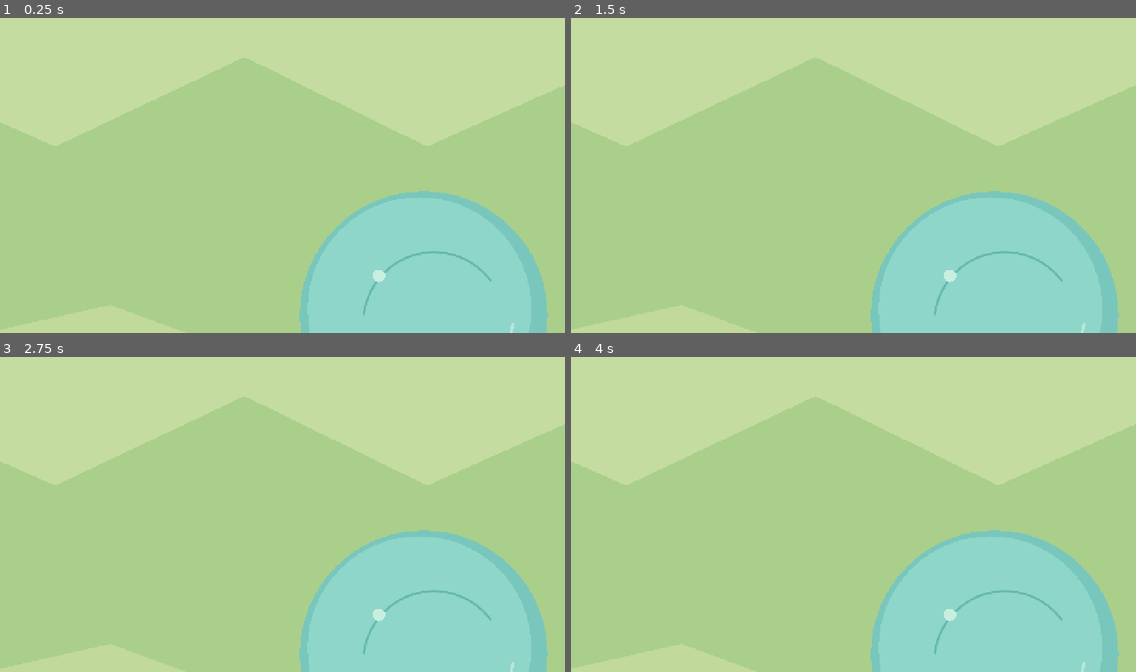
Above: before the commit, frames 1-4 (two rows, left to right).
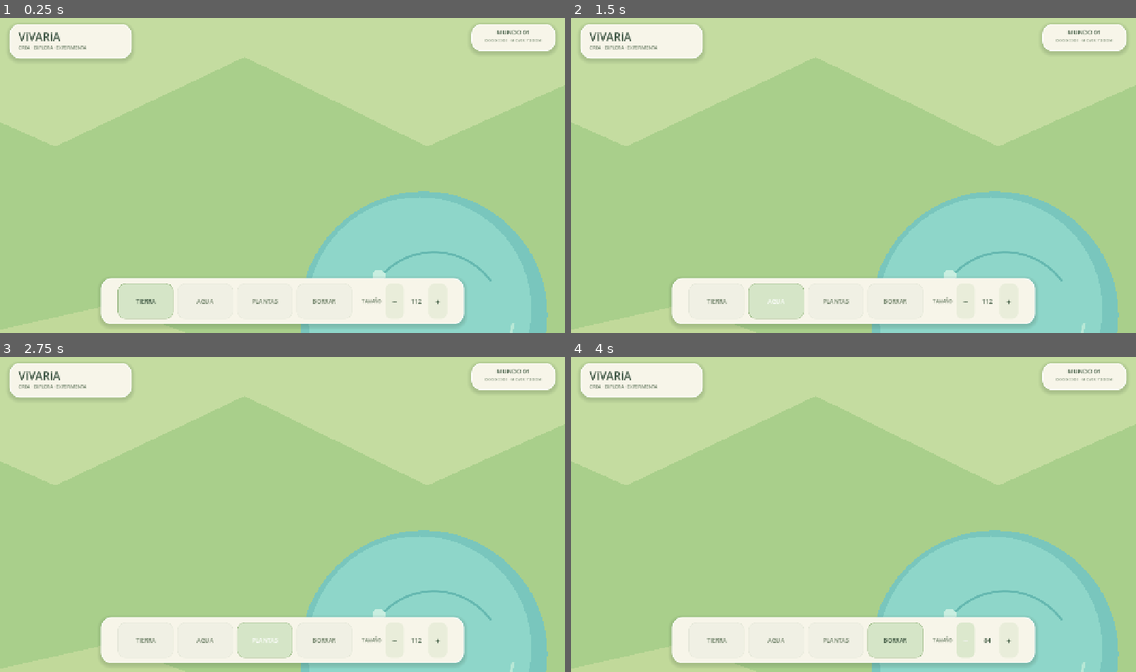
Above: after the commit, the same moments.

Repository: jhooni467/ViVARiA
Game: Godot game, scene res://scenes/main.tscn
Same seed, same stepped clock (60 frames per second), same inputs: the game is played once before the commit and once after it.
Inputs (mouse positions are in pixels of both pictures, inside the frame that each line leads up to):
- Up to frame 1 (0.25 s): no input
- Up to frame 2 (1.5 s): click (717, 301) at 0.5 s, where only the run after the commit has a clickable "TIERRA"; click (774, 301) at 1.25 s, where only the run after the commit has a clickable "AGUA"
- Up to frame 3 (2.75 s): click (265, 640) at 2 s, where only the run after the commit has a clickable "PLANTAS"
- Up to frame 4 (4 s): click (893, 640) at 2.75 s, where only the run after the commit has a clickable "BORRAR"; click (966, 640) at 3.5 s, where only the run after the commit has a clickable "−"

The runs differ from the first frame. In frame 1, 13% of the frame differs, in the area x 1-99%, y 2-98%; in frame 2, 13%; in frame 3, 13%; in frame 4, 13%.

Commit message:
Add first playable ViVARiA world editing tools

Diff:
--- a/scripts/main.gd
+++ b/scripts/main.gd
@@ -4,6 +4,7 @@
 const MIN_ZOOM := 0.38
 const MAX_ZOOM := 2.4
 const INITIAL_ZOOM := 0.78
+const MAX_WORLD_OBJECTS := 2500
 
 const TREE_COLORS := [
 	Color("#6b9f68"),
@@ -14,9 +15,22 @@
 ]
 
 var _camera: Camera2D
-var _mouse_drag_active := false
+var _ui_layer: CanvasLayer
+var _tool_buttons: Dictionary = {}
+var _brush_size_label: Label
+var _tool_button_group: ButtonGroup
+
+var _active_tool := "terrain"
+var _brush_size := 112.0
+var _mouse_paint_active := false
+var _mouse_pan_active := false
 var _touch_positions: Dictionary = {}
 var _previous_pinch_distance := 0.0
+var _last_brush_position := Vector2(INF, INF)
+
+var _terrain_patches: Array[Dictionary] = []
+var _water_patches: Array[Dictionary] = []
+var _plants: Array[Dictionary] = []
 
 
 func _ready() -> void:
@@ -27,48 +41,359 @@
 	add_child(_camera)
 	_camera.make_current()
 	_clamp_camera()
+	_build_interface()
+	queue_redraw()
+
+
+func _build_interface() -> void:
+	_ui_layer = CanvasLayer.new()
+	_ui_layer.name = "EditorInterface"
+	add_child(_ui_layer)
+
+	var root := Control.new()
+	root.name = "InterfaceRoot"
+	root.set_anchors_and_offsets_preset(Control.PRESET_FULL_RECT)
+	root.mouse_filter = Control.MOUSE_FILTER_PASS
+	_ui_layer.add_child(root)
+
+	_build_header(root)
+	_build_toolbar(root)
+
+
+func _build_header(root: Control) -> void:
+	var header := _make_panel(root, Vector2(276.0, 78.0))
+	header.position = Vector2(22.0, 20.0)
+
+	var margin := MarginContainer.new()
+	margin.add_theme_constant_override("margin_left", 18)
+	margin.add_theme_constant_override("margin_right", 18)
+	margin.add_theme_constant_override("margin_top", 9)
+	margin.add_theme_constant_override("margin_bottom", 8)
+	header.add_child(margin)
+
+	var stack := VBoxContainer.new()
+	stack.add_theme_constant_override("separation", 1)
+	margin.add_child(stack)
+
+	var title := Label.new()
+	title.text = "ViVARiA"
+	title.add_theme_color_override("font_color", Color("#344d3b"))
+	title.add_theme_font_size_override("font_size", 25)
+	title.add_theme_font_override("font", ThemeDB.fallback_font)
+	stack.add_child(title)
+
+	var subtitle := Label.new()
+	subtitle.text = "CREA · EXPLORA · EXPERIMENTA"
+	subtitle.add_theme_color_override("font_color", Color("#71836b"))
+	subtitle.add_theme_font_size_override("font_size", 10)
+	stack.add_child(subtitle)
+
+	var status := _make_panel(root, Vector2(190.0, 62.0))
+	status.anchor_left = 1.0
+	status.anchor_right = 1.0
+	status.offset_left = -212.0
+	status.offset_right = -22.0
+	status.offset_top = 20.0
+	status.offset_bottom = 82.0
+
+	var status_margin := MarginContainer.new()
+	status_margin.add_theme_constant_override("margin_left", 15)
+	status_margin.add_theme_constant_override("margin_right", 15)
+	status_margin.add_theme_constant_override("margin_top", 7)
+	status_margin.add_theme_constant_override("margin_bottom", 7)
+	status.add_child(status_margin)
+
+	var status_stack := VBoxContainer.new()
+	status_stack.add_theme_constant_override("separation", 1)
+	status_margin.add_child(status_stack)
+
+	var world_label := Label.new()
+	world_label.text = "MUNDO 01"
+	world_label.add_theme_color_override("font_color", Color("#425b43"))
+	world_label.add_theme_font_size_override("font_size", 14)
+	world_label.horizontal_alignment = HORIZONTAL_ALIGNMENT_CENTER
+	status_stack.add_child(world_label)
+
+	var world_hint := Label.new()
+	world_hint.text = "DOS DEDOS · MOVER Y ZOOM"
+	world_hint.add_theme_color_override("font_color", Color("#788b72"))
+	world_hint.add_theme_font_size_override("font_size", 9)
+	world_hint.horizontal_alignment = HORIZONTAL_ALIGNMENT_CENTER
+	status_stack.add_child(world_hint)
+
+
+func _build_toolbar(root: Control) -> void:
+	var toolbar := _make_panel(root, Vector2(822.0, 104.0))
+	toolbar.anchor_left = 0.5
+	toolbar.anchor_right = 0.5
+	toolbar.anchor_top = 1.0
+	toolbar.anchor_bottom = 1.0
+	toolbar.offset_left = -411.0
+	toolbar.offset_right = 411.0
+	toolbar.offset_top = -124.0
+	toolbar.offset_bottom = -20.0
+
+	var margin := MarginContainer.new()
+	margin.add_theme_constant_override("margin_left", 14)
+	margin.add_theme_constant_override("margin_right", 14)
+	margin.add_theme_constant_override("margin_top", 10)
+	margin.add_theme_constant_override("margin_bottom", 10)
+	toolbar.add_child(margin)
+
+	var row := HBoxContainer.new()
+	row.alignment = BoxContainer.ALIGNMENT_CENTER
+	row.add_theme_constant_override("separation", 9)
+	margin.add_child(row)
+
+	_tool_button_group = ButtonGroup.new()
+	var tool_definitions := [
+		{"id": "terrain", "label": "TIERRA"},
+		{"id": "water", "label": "AGUA"},
+		{"id": "plants", "label": "PLANTAS"},
+		{"id": "eraser", "label": "BORRAR"}
+	]
+
+	for definition in tool_definitions:
+		var tool_id: String = definition["id"]
+		var button := Button.new()
+		button.text = definition["label"]
+		button.custom_minimum_size = Vector2(126.0, 62.0)
+		button.toggle_mode = true
+		button.button_group = _tool_button_group
+		button.focus_mode = Control.FOCUS_NONE
+		button.add_theme_font_size_override("font_size", 13)
+		button.pressed.connect(_on_tool_selected.bind(tool_id))
+		row.add_child(button)
+		_tool_buttons[tool_id] = button
+		_style_tool_button(button, tool_id == _active_tool)
+
+	var separator := VSeparator.new()
+	separator.custom_minimum_size = Vector2(1.0, 42.0)
+	row.add_child(separator)
+
+	var brush_caption := Label.new()
+	brush_caption.text = "TAMAÑO"
+	brush_caption.add_theme_color_override("font_color", Color("#71836b"))
+	brush_caption.add_theme_font_size_override("font_size", 10)
+	brush_caption.vertical_alignment = VERTICAL_ALIGNMENT_CENTER
+	row.add_child(brush_caption)
+
+	var smaller_button := _make_small_button("−")
+	smaller_button.pressed.connect(_change_brush_size.bind(-1))
+	row.add_child(smaller_button)
+
+	_brush_size_label = Label.new()
+	_brush_size_label.custom_minimum_size = Vector2(38.0, 0.0)
+	_brush_size_label.text = str(roundi(_brush_size))
+	_brush_size_label.horizontal_alignment = HORIZONTAL_ALIGNMENT_CENTER
+	_brush_size_label.vertical_alignment = VERTICAL_ALIGNMENT_CENTER
+	_brush_size_label.add_theme_color_override("font_color", Color("#425b43"))
+	_brush_size_label.add_theme_font_size_override("font_size", 14)
+	row.add_child(_brush_size_label)
+
+	var larger_button := _make_small_button("+")
+	larger_button.pressed.connect(_change_brush_size.bind(1))
+	row.add_child(larger_button)
+
+	_tool_buttons[_active_tool].button_pressed = true
+
+
+func _make_panel(parent: Control, minimum_size: Vector2) -> PanelContainer:
+	var panel := PanelContainer.new()
+	panel.custom_minimum_size = minimum_size
+	panel.mouse_filter = Control.MOUSE_FILTER_STOP
+	var style := StyleBoxFlat.new()
+	style.bg_color = Color("#f7f5e9")
+	style.border_color = Color("#ffffff")
+	style.set_border_width_all(2)
+	style.set_corner_radius_all(22)
+	style.shadow_color = Color(0.12, 0.20, 0.12, 0.16)
+	style.shadow_size = 10
+	style.shadow_offset = Vector2(0.0, 4.0)
+	panel.add_theme_stylebox_override("panel", style)
+	parent.add_child(panel)
+	return panel
+
+
+func _make_small_button(text_value: String) -> Button:
+	var button := Button.new()
+	button.text = text_value
+	button.custom_minimum_size = Vector2(42.0, 46.0)
+	button.focus_mode = Control.FOCUS_NONE
+	button.add_theme_font_size_override("font_size", 20)
+	var normal := StyleBoxFlat.new()
+	normal.bg_color = Color("#e9edda")
+	normal.set_corner_radius_all(14)
+	button.add_theme_stylebox_override("normal", normal)
+	var hover := StyleBoxFlat.new()
+	hover.bg_color = Color("#dce8cd")
+	hover.set_corner_radius_all(14)
+	button.add_theme_stylebox_override("hover", hover)
+	button.add_theme_stylebox_override("pressed", hover)
+	button.add_theme_color_override("font_color", Color("#405b43"))
+	return button
+
+
+func _style_tool_button(button: Button, selected: bool) -> void:
+	var normal := StyleBoxFlat.new()
+	normal.bg_color = Color("#e8edda") if selected else Color("#f0f0e4")
+	normal.border_color = Color("#b5c99c") if selected else Color("#e4e7d8")
+	normal.set_border_width_all(1)
+	normal.set_corner_radius_all(16)
+	button.add_theme_stylebox_override("normal", normal)
+
+	var hover := StyleBoxFlat.new()
+	hover.bg_color = Color("#dfe9d0")
+	hover.set_corner_radius_all(16)
+	button.add_theme_stylebox_override("hover", hover)
+
+	var pressed := StyleBoxFlat.new()
+	pressed.bg_color = Color("#d5e5c7")
+	pressed.set_border_width_all(1)
+	pressed.set_border_color(Color("#9dbb88"))
+	pressed.set_corner_radius_all(16)
+	button.add_theme_stylebox_override("pressed", pressed)
+
+	button.add_theme_color_override("font_color", Color("#405b43") if selected else Color("#687b61"))
+	button.add_theme_color_override("font_hover_color", Color("#354e39"))
+	button.add_theme_color_override("font_pressed_color", Color("#354e39"))
+
+
+func _on_tool_selected(tool_id: String) -> void:
+	_active_tool = tool_id
+	for key in _tool_buttons:
+		var button: Button = _tool_buttons[key]
+		_style_tool_button(button, key == _active_tool)
+		button.button_pressed = key == _active_tool
+
+
+func _change_brush_size(direction: int) -> void:
+	_brush_size = clampf(_brush_size + float(direction) * 28.0, 52.0, 220.0)
+	if is_instance_valid(_brush_size_label):
+		_brush_size_label.text = str(roundi(_brush_size))
 
 
 func _unhandled_input(event: InputEvent) -> void:
 	if event is InputEventMouseButton:
 		if event.button_index == MOUSE_BUTTON_LEFT:
-			_mouse_drag_active = event.pressed
+			_mouse_paint_active = event.pressed
+			if event.pressed:
+				_last_brush_position = Vector2(INF, INF)
+				_apply_brush(_screen_to_world(event.position), true)
+		elif event.button_index == MOUSE_BUTTON_MIDDLE or event.button_index == MOUSE_BUTTON_RIGHT:
+			_mouse_pan_active = event.pressed
 		elif event.button_index == MOUSE_BUTTON_WHEEL_UP and event.pressed:
 			_set_zoom(_camera.zoom.x * 1.12)
 		elif event.button_index == MOUSE_BUTTON_WHEEL_DOWN and event.pressed:
 			_set_zoom(_camera.zoom.x / 1.12)
 
-	elif event is InputEventMouseMotion and _mouse_drag_active:
-		_camera.position -= event.relative / _camera.zoom.x
-		_clamp_camera()
+	elif event is InputEventMouseMotion:
+		if _mouse_pan_active:
+			_camera.position -= event.relative / _camera.zoom.x
+			_clamp_camera()
+		elif _mouse_paint_active:
+			_apply_brush(_screen_to_world(event.position))
 
 	elif event is InputEventScreenTouch:
 		if event.pressed:
 			_touch_positions[event.index] = event.position
-			if _touch_positions.size() >= 2:
+			if _touch_positions.size() == 1:
+				_last_brush_position = Vector2(INF, INF)
+				_apply_brush(_screen_to_world(event.position), true)
+			elif _touch_positions.size() >= 2:
 				_previous_pinch_distance = _get_pinch_distance()
 		else:
 			_touch_positions.erase(event.index)
-			_previous_pinch_distance = 0.0
+			if _touch_positions.size() < 2:
+				_previous_pinch_distance = 0.0
+			if _touch_positions.size() == 1:
+				_last_brush_position = Vector2(INF, INF)
 
 	elif event is InputEventScreenDrag:
-		if _touch_positions.has(event.index):
-			_touch_positions[event.index] = event.position
-
+		var previous_center := _get_touch_center()
+		_touch_positions[event.index] = event.position
 		if _touch_positions.size() == 1:
-			_camera.position -= event.relative / _camera.zoom.x
-			_clamp_camera()
+			_apply_brush(_screen_to_world(event.position))
 		elif _touch_positions.size() >= 2:
+			var current_center := _get_touch_center()
 			var current_distance := _get_pinch_distance()
+			_camera.position -= (current_center - previous_center) / _camera.zoom.x
 			if _previous_pinch_distance > 0.0 and current_distance > 0.0:
 				_set_zoom(_camera.zoom.x * (current_distance / _previous_pinch_distance))
 			_previous_pinch_distance = current_distance
-
-
-func _set_zoom(value: float) -> void:
-	var zoom_value := clampf(value, MIN_ZOOM, MAX_ZOOM)
-	_camera.zoom = Vector2.ONE * zoom_value
-	_clamp_camera()
+			_clamp_camera()
+
+
+func _screen_to_world(screen_position: Vector2) -> Vector2:
+	return get_viewport().get_canvas_transform().affine_inverse() * screen_position
+
+
+func _apply_brush(world_position: Vector2, force: bool = false) -> void:
+	if not WORLD_RECT.has_point(world_position):
+		return
+
+	var spacing := maxf(18.0, _brush_size * 0.30)
+	if not force and _last_brush_position.distance_to(world_position) < spacing:
+		return
+
+	match _active_tool:
+		"terrain":
+			if _terrain_patches.size() < MAX_WORLD_OBJECTS:
+				_terrain_patches.append({
+					"position": world_position,
+					"radius": _brush_size * randf_range(0.88, 1.12),
+					"seed": randi()
+				})
+		"water":
+			if _water_patches.size() < MAX_WORLD_OBJECTS:
+				_water_patches.append({
+					"position": world_position,
+					"radius": _brush_size * randf_range(0.82, 1.10),
+					"seed": randi()
+				})
+		"plants":
+			if force or _last_brush_position.distance_to(world_position) >= _brush_size * 0.75:
+				if _plants.size() < MAX_WORLD_OBJECTS:
+					_plants.append({
+						"position": world_position,
+						"kind": randi_range(0, 2),
+						"scale": randf_range(0.82, 1.20),
+						"seed": randi()
+					})
+		"eraser":
+			_erase_at(world_position)
+
+	_last_brush_position = world_position
+	queue_redraw()
+
+
+func _erase_at(world_position: Vector2) -> void:
+	for i in range(_terrain_patches.size() - 1, -1, -1):
+		var patch: Dictionary = _terrain_patches[i]
+		var radius: float = float(patch["radius"])
+		if (patch["position"] as Vector2).distance_to(world_position) <= _brush_size + radius * 0.65:
+			_terrain_patches.remove_at(i)
+
+	for i in range(_water_patches.size() - 1, -1, -1):
+		var patch: Dictionary = _water_patches[i]
+		var radius: float = float(patch["radius"])
+		if (patch["position"] as Vector2).distance_to(world_position) <= _brush_size + radius * 0.65:
+			_water_patches.remove_at(i)
+
+	for i in range(_plants.size() - 1, -1, -1):
+		var plant: Dictionary = _plants[i]
+		if (plant["position"] as Vector2).distance_to(world_position) <= _brush_size + 42.0:
+			_plants.remove_at(i)
+
+
+func _get_touch_center() -> Vector2:
+	var points: Array = _touch_positions.values()
+	if points.is_empty():
+		return Vector2.ZERO
+	var total := Vector2.ZERO
+	for point in points:
+		total += point
+	return total / float(points.size())
 
 
 func _get_pinch_distance() -> float:
@@ -76,6 +401,12 @@
 	if points.size() < 2:
 		return 0.0
 	return points[0].distance_to(points[1])
+
+
+func _set_zoom(value: float) -> void:
+	var zoom_value := clampf(value, MIN_ZOOM, MAX_ZOOM)
+	_camera.zoom = Vector2.ONE * zoom_value
+	_clamp_camera()
 
 
 func _clamp_camera() -> void:
@@ -84,7 +415,6 @@
 	var max_x := WORLD_RECT.end.x - minf(half_view.x, WORLD_RECT.size.x * 0.5)
 	var min_y := WORLD_RECT.position.y + minf(half_view.y, WORLD_RECT.size.y * 0.5)
 	var max_y := WORLD_RECT.end.y - minf(half_view.y, WORLD_RECT.size.y * 0.5)
-
 	_camera.position.x = clampf(_camera.position.x, min_x, max_x)
 	_camera.position.y = clampf(_camera.position.y, min_y, max_y)
 
@@ -92,7 +422,6 @@
 func _draw() -> void:
 	draw_rect(WORLD_RECT, Color("#dcebc2"), true)
 
-	# Distant hills create depth without changing the flat 2D camera.
 	draw_colored_polygon(PackedVector2Array([
 		Vector2(-2100, -470), Vector2(-1780, -980), Vector2(-1260, -1080),
 		Vector2(-760, -820), Vector2(-220, -1050), Vector2(360, -760),
@@ -112,6 +441,9 @@
 	_draw_tree_groups()
 	_draw_flowers()
 	_draw_foreground_bushes()
+	_draw_terrain_patches()
+	_draw_water_patches()
+	_draw_placed_plants()
 
 
 func _draw_pond() -> void:
@@ -176,7 +508,6 @@
 	draw_circle(position + Vector2(40.0 * s, -25.0 * s), 40.0 * s, canopy_color.darkened(0.04))
 	draw_circle(position + Vector2(-12.0 * s, -88.0 * s), 34.0 * s, canopy_color.lightened(0.08))
 	draw_circle(position + Vector2(20.0 * s, -48.0 * s), 25.0 * s, canopy_color.darkened(0.07))
-
 	draw_circle(position + Vector2(-28.0 * s, -63.0 * s), 6.0 * s, Color("#c4d989"))
 	draw_circle(position + Vector2(30.0 * s, -35.0 * s), 5.0 * s, Color("#d2df91"))
 
@@ -207,3 +538,76 @@
 		draw_circle(Vector2(x, y), 92.0, Color("#7eaa70"))
 		draw_circle(Vector2(x + 48, y - 28), 65.0, Color("#92bc77"))
 		draw_circle(Vector2(x - 48, y - 18), 58.0, Color("#6d9b69"))
+
+
+func _create_organic_shape(center: Vector2, radius: float, seed_value: int, points_count: int = 22) -> PackedVector2Array:
+	var rng := RandomNumberGenerator.new()
+	rng.seed = seed_value
+	var points := PackedVector2Array()
+	for i in range(points_count):
+		var angle := TAU * float(i) / float(points_count)
+		var distance := radius * rng.randf_range(0.84, 1.14)
+		points.append(center + Vector2(cos(angle), sin(angle)) * distance)
+	return points
+
+
+func _draw_terrain_patches() -> void:
+	for patch in _terrain_patches:
+		var center: Vector2 = patch["position"]
+		var radius: float = float(patch["radius"])
+		var seed_value: int = int(patch["seed"])
+		draw_colored_polygon(_create_organic_shape(center, radius, seed_value), Color("#b99468"))
+		draw_colored_polygon(_create_organic_shape(center + Vector2(-5.0, -7.0), radius * 0.72, seed_value + 31), Color("#d1b184"))
+		draw_arc(center, radius * 0.78, 0.25, 2.55, 28, Color("#e2c79e"), 4.0, true)
+
+
+func _draw_water_patches() -> void:
+	for patch in _water_patches:
+		var center: Vector2 = patch["position"]
+		var radius: float = float(patch["radius"])
+		var seed_value: int = int(patch["seed"])
+		draw_colored_polygon(_create_organic_shape(center, radius, seed_value), Color("#55aeb0"))
+		draw_colored_polygon(_create_organic_shape(center + Vector2(-7.0, -9.0), radius * 0.77, seed_value + 47), Color("#83d2c9"))
+		draw_arc(center + Vector2(-8.0, -10.0), radius * 0.55, 3.5, 5.4, 24, Color("#c0eee0"), 5.0, true)
+		draw_line(center + Vector2(-radius * 0.30, -radius * 0.10), center + Vector2(radius * 0.18, -radius * 0.18), Color("#d8f4df"), 4.0, true)
+
+
+func _draw_placed_plants() -> void:
+	for plant in _plants:
+		var position: Vector2 = plant["position"]
+		var scale_factor: float = float(plant["scale"])
+		match int(plant["kind"]):
+			0:
+				_draw_placed_flower(position, scale_factor)
+			1:
+				_draw_placed_bush(position, scale_factor)
+			2:
+				_draw_placed_sapling(position, scale_factor)
+
+
+func _draw_placed_flower(position: Vector2, scale_factor: float) -> void:
+	var stem_color := Color("#57895c")
+	var flower_color := Color("#f2a0a0")
+	var s := scale_factor
+	draw_line(position, position + Vector2(0.0, -34.0 * s), stem_color, 4.0 * s, true)
+	draw_line(position + Vector2(0.0, -17.0 * s), position + Vector2(-10.0 * s, -24.0 * s), stem_color, 3.0 * s, true)
+	draw_circle(position + Vector2(0.0, -38.0 * s), 8.0 * s, flower_color)
+	draw_circle(position + Vector2(-8.0 * s, -38.0 * s), 6.0 * s, flower_color.lightened(0.08))
+	draw_circle(position + Vector2(8.0 * s, -38.0 * s), 6.0 * s, flower_color.lightened(0.08))
+	draw_circle(position + Vector2(0.0, -38.0 * s), 3.5 * s, Color("#f5d77f"))
+
+
+func _draw_placed_bush(position: Vector2, scale_factor: float) -> void:
+	var s := scale_factor
+	draw_circle(position, 29.0 * s, Color("#5f9663"))
+	draw_circle(position + Vector2(-20.0 * s, -10.0 * s), 22.0 * s, Color("#7faf70"))
+	draw_circle(position + Vector2(19.0 * s, -13.0 * s), 24.0 * s, Color("#8dbb75"))
+	draw_circle(position + Vector2(-3.0 * s, -28.0 * s), 19.0 * s, Color("#9ac57d"))
+
+
+func _draw_placed_sapling(position: Vector2, scale_factor: float) -> void:
+	var s := scale_factor
+	draw_line(position + Vector2(0.0, 12.0 * s), position + Vector2(0.0, -35.0 * s), Color("#98634c"), 6.0 * s, true)
+	draw_circle(position + Vector2(0.0, -43.0 * s), 25.0 * s, Color("#77a96b"))
+	draw_circle(position + Vector2(-18.0 * s, -32.0 * s), 15.0 * s, Color("#91bd78"))
+	draw_circle(position + Vector2(17.0 * s, -31.0 * s), 15.0 * s, Color("#a2c77d"))
